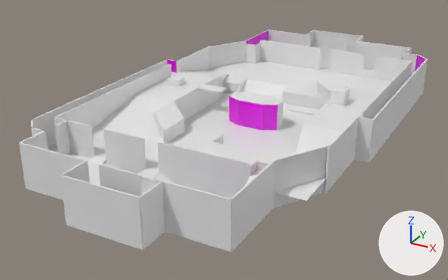
The glTF model Assets/World/LevelModules/NewMap1.glb as it was, and as the next commit left it.
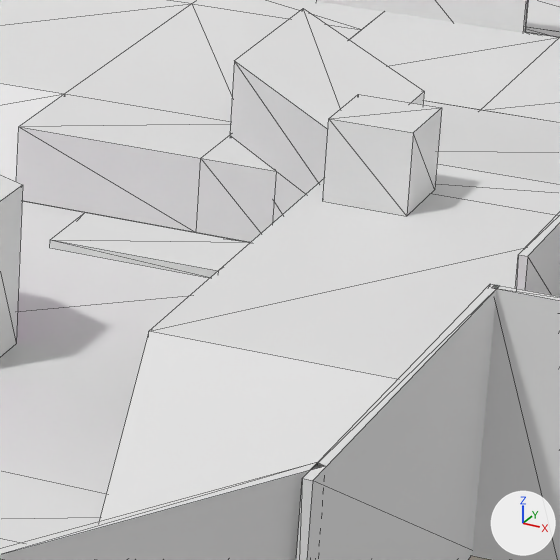
Each version is shown whole from a 50 mm lens placed at (37.8, -78.6, 35.4), pointed at (-3.3, -3.9, -2.0), then close up on the part from 62% to 82% of the width and 26% to 57% of the height. Every picture has the same lights, and +X, +Y and +Z are marked at lower right. The close-ups show mesh edges as thin lines. Where no turn or scale is listed for an object, it has been applied to the vertices.
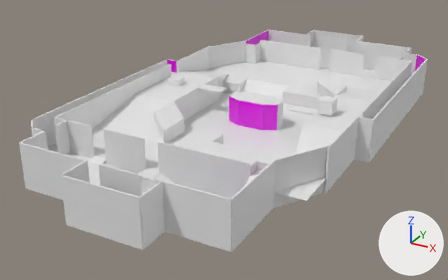
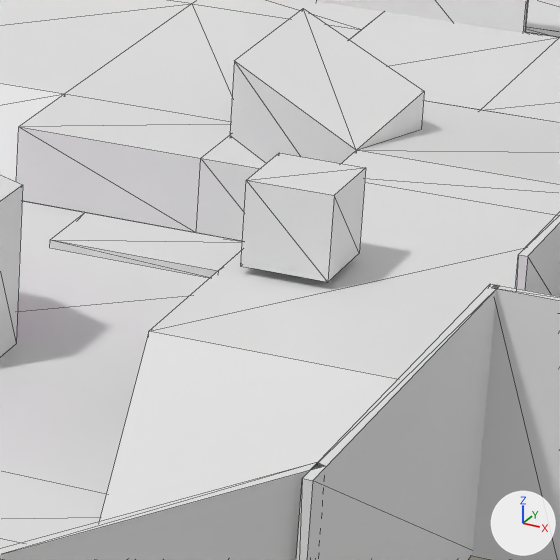
What changed in the scene script:
```text
Change ob_so_particle_shower:
    ob_so_particle_shower.location: (11.51, 4.29, 5.0) -> (11.51, -0.97, 5.2)
```

Boxes [x1, y1, x2, y2] around the edits, measured in the close-ups (560 x 560 px):
'SO_PARTICLE_SHOWER_', moved
    before: [323, 94, 442, 216]
    after: [241, 153, 366, 282]
